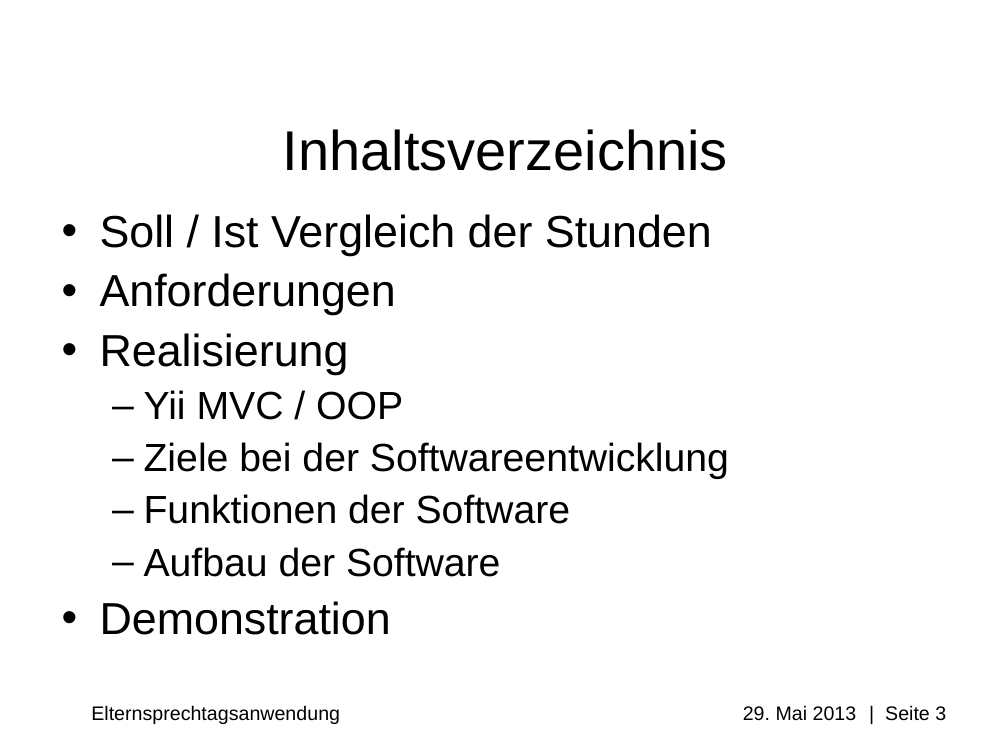
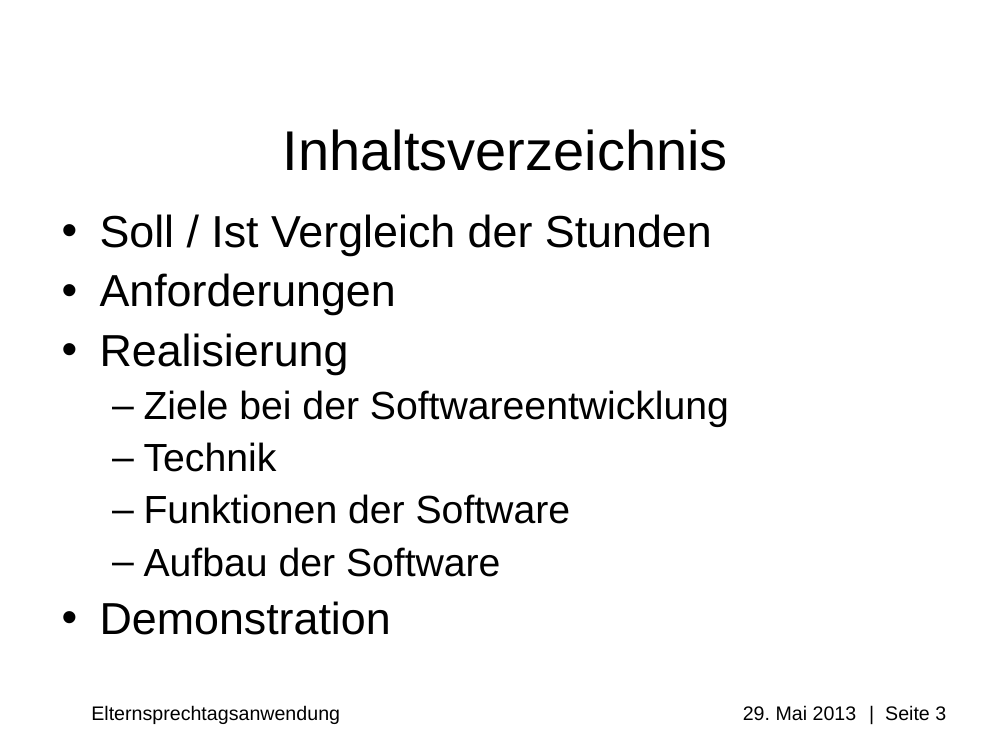
Before and after one commit to Professi/esta, a slide deck: slide 3 of docs/Praesentation/Elternsprechtagsanwendung(ESTA).ppt. Drawn at 1008x756 pixels with LibreOffice and Linux fonts; fonts in the diff are those of the drawing; background and template pictures are left out. Boxes give left, top, right and bottom in pixels: in the first picture for what was removed or moved away, otherwise in the second. Text is boxed around its words. In the diff, an @@ line names an element or a change of style, - is before the commit and + after.

```diff
--- a/docs/Praesentation/Elternsprechtagsanwendung(ESTA).ppt
+++ b/docs/Praesentation/Elternsprechtagsanwendung(ESTA).ppt
@@ text at (x1=144, y1=390, x2=403, y2=420): paragraph removed @@
-  – Yii MVC / OOP
@@ text at (x1=144, y1=442, x2=277, y2=472): paragraph added @@
+  – Technik
```
Also in this commit, not shown: 1 other slide changed, 1 slide added, 7 other files.
